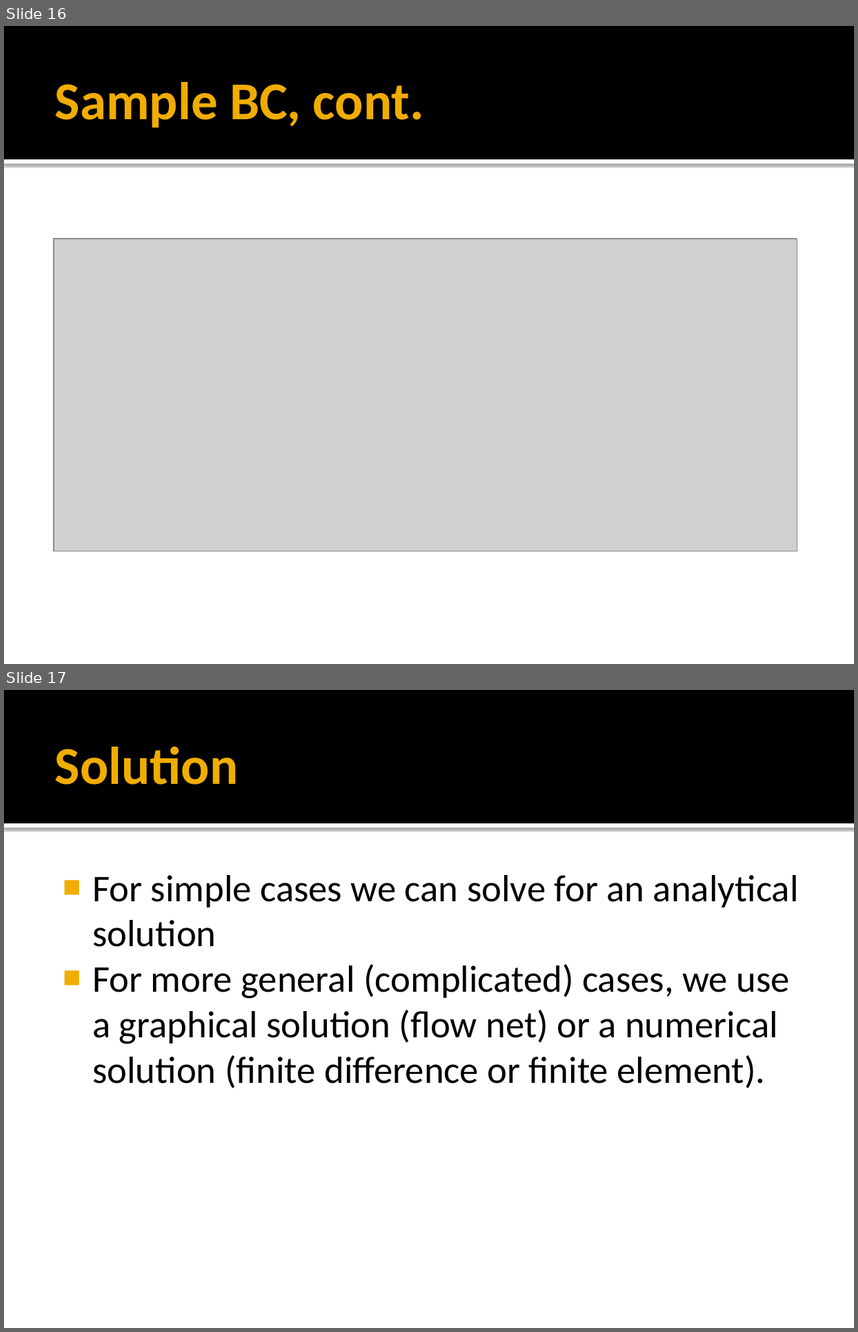
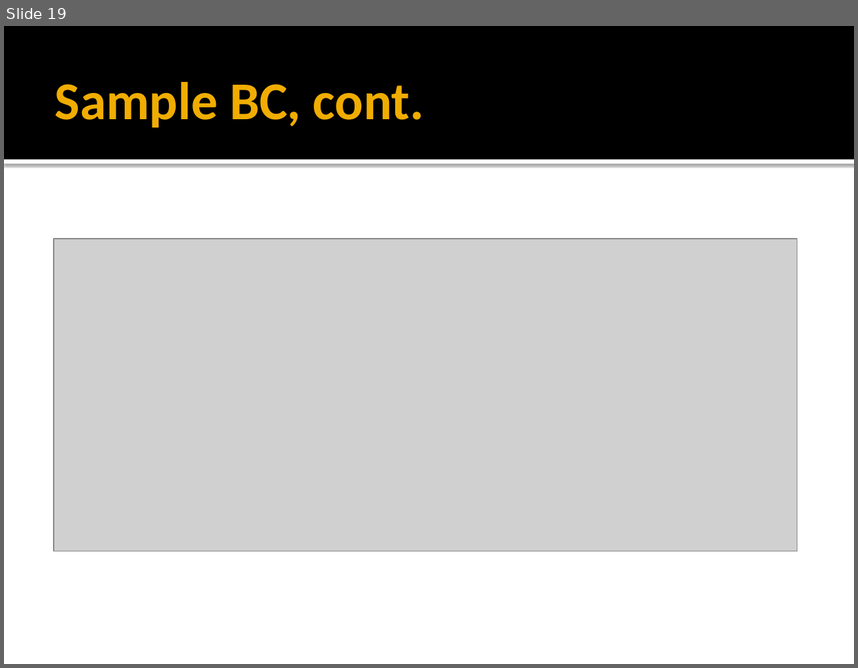
Before and after one commit to njones61/ce544, a slide deck: docs/unit1/05_goveqs/governing equations.pptx. Shown one above the other, each under a label of ours: slides 16 and 17 before the commit, slide 19 after it. The pictures are 858x1332 and 858x668 pixels, drawn with LibreOffice and Linux fonts; fonts in the diff are those of the drawing; grey boxes stand for pictures. Boxes give left, top, right and bottom in pixels: in the first picture for what was removed or moved away, otherwise in the second. Text is boxed around its words. In the diff, an @@ line names an element or a change of style, - is before the commit and + after.

```diff
--- a/docs/unit1/05_goveqs/governing equations.pptx
+++ b/docs/unit1/05_goveqs/governing equations.pptx
@@ slide 17 removed at (4, 690, 854, 1328), background #FFFFFF; not listed: 2 template elements that a slide beside it also shows @@
@@ title removed at (55, 747, 239, 785) @@
-Solution
@@ text removed at (92, 875, 799, 1088) @@
-■ For simple cases we can solve for an analytical solution
-■ For more general (complicated) cases, we use a graphical solution (flow net) or a numerical solution (finite difference or finite element).
@@ what was slide 16 is now slide 19 @@
```
Also in this commit, not shown: 10 slides changed, 6 slides added, 3 other slides removed, 1 other file.
